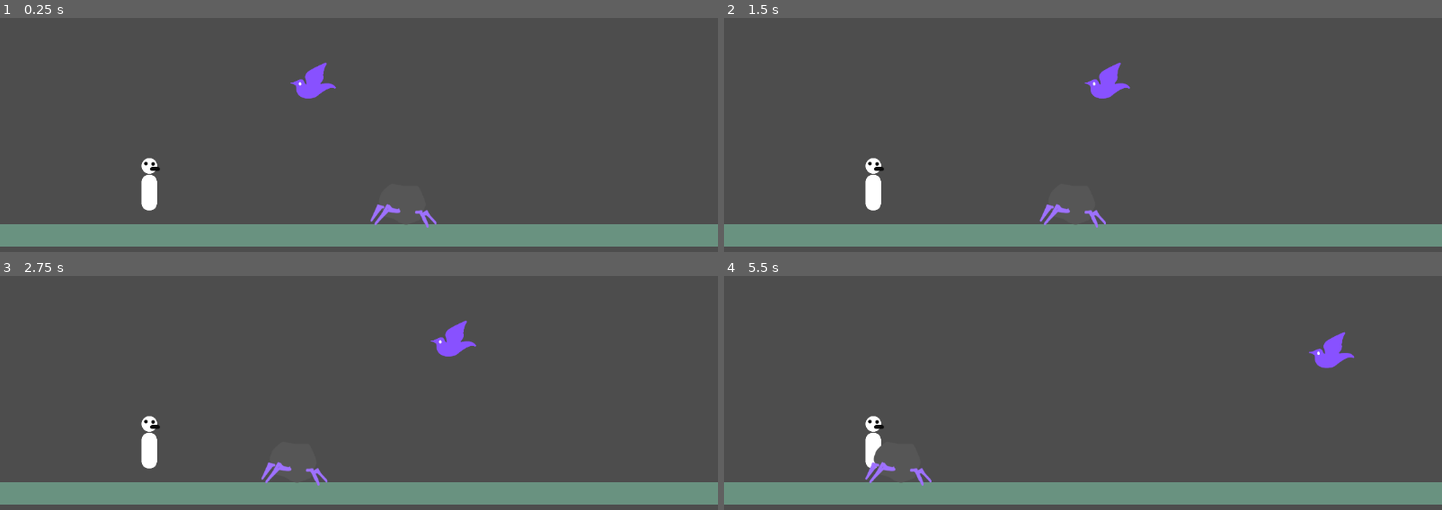
Above: before the commit, frames 1-4 (two rows, left to right).
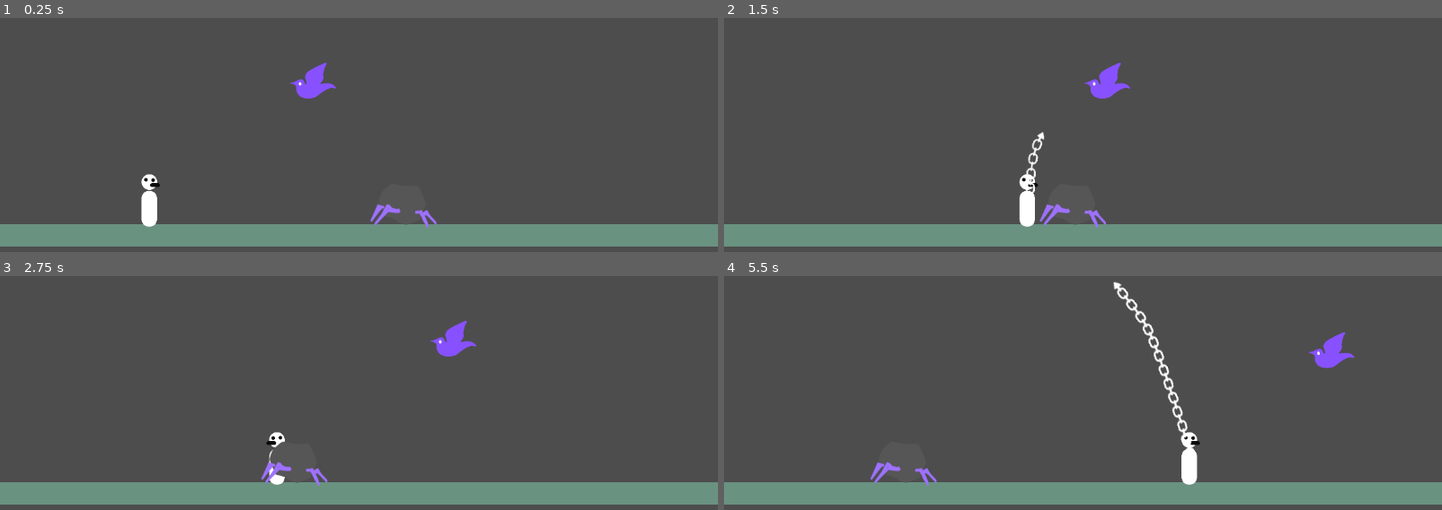
Above: after the commit, the same moments.

Repository: albverse/qimela
Game: Godot game, scene res://scene/MainTest.tscn
The game is run twice, just before and just after one commit, with the same random seed, the same clock (stepped at 60 frames per second) and the same inputs.
Inputs (mouse positions are in pixels of both pictures, inside the frame that each line leads up to):
- Up to frame 1 (0.25 s): no input
- Up to frame 2 (1.5 s): tap Enter at 0.5 s; move the mouse to (1240, 36) at 0.52 s; hold D (move_right) from 0.53 s (still down); tap Space at 0.6 s; click (1240, 36) at 0.67 s; tap W (jump) at 0.77 s; move the mouse to (939, 76) at 1.27 s; tap X at 1.35 s
- Up to frame 3 (2.75 s): tap W (jump) at 1.52 s; move the mouse to (outside the picture) at 2.02 s; release D (move_right) at 2.03 s; hold A (move_left) from 2.03 s (still down); tap Space at 2.1 s
- Up to frame 4 (5.5 s): move the mouse to (1047, 395) at 2.77 s; release A (move_left) at 2.78 s; hold D (move_right) 2.78-4.28 s; tap X at 2.85, 4.35 s; click (1047, 395) at 2.92 s; tap W (jump) at 3.02, 3.77, 4.52 s; move the mouse to (1298, 374) at 3.52 s; tap Space at 3.6, 5.1 s; move the mouse to (outside the picture) at 4.27 s; hold A (move_left) 4.28-5.03 s; move the mouse to (1118, 315) at 5.02 s; hold D (move_right) from 5.03 s (still down); click (1118, 315) at 5.17 s

The runs differ from the first frame. In frame 1, 0.4% of the frame differs, in the area x 19-23%, y 59-90%; in frame 2, 1.0%; in frame 3, 0.7%; in frame 4, 1.8%, in the area x 19-67%, y 2-90%.
Error before the commit: Parse Error: Function "_force_dissolve_all_chains" has the same name as a previously declared function. (res://scene/player.gd:648)

Commit message:
Fix after rebase

Diff:
--- a/scene/player.gd
+++ b/scene/player.gd
@@ -645,27 +645,6 @@
 
 
 
-func _force_dissolve_all_chains() -> void:
-	for i in range(chains.size()):
-		var c := chains[i]
-		if c.state == ChainState.IDLE or c.state == ChainState.DISSOLVING:
-			continue
-		# 停止当前抖动/效果
-		c.wave_amp = 0.0
-		c.wave_phase = 0.0
-		_begin_burn_dissolve(i, cancel_dissolve_time, true)
-
-func force_dissolve_chain(slot: int) -> void:
-	if slot < 0 or slot >= chains.size():
-		return
-	var c := chains[slot]
-	if c.state == ChainState.IDLE or c.state == ChainState.DISSOLVING:
-		return
-	c.wave_amp = 0.0
-	c.wave_phase = 0.0
-	_begin_burn_dissolve(slot, cancel_dissolve_time, true)
-
-
 func _finish_chain(i: int) -> void:
 	if i < 0 or i >= chains.size():
 		return
